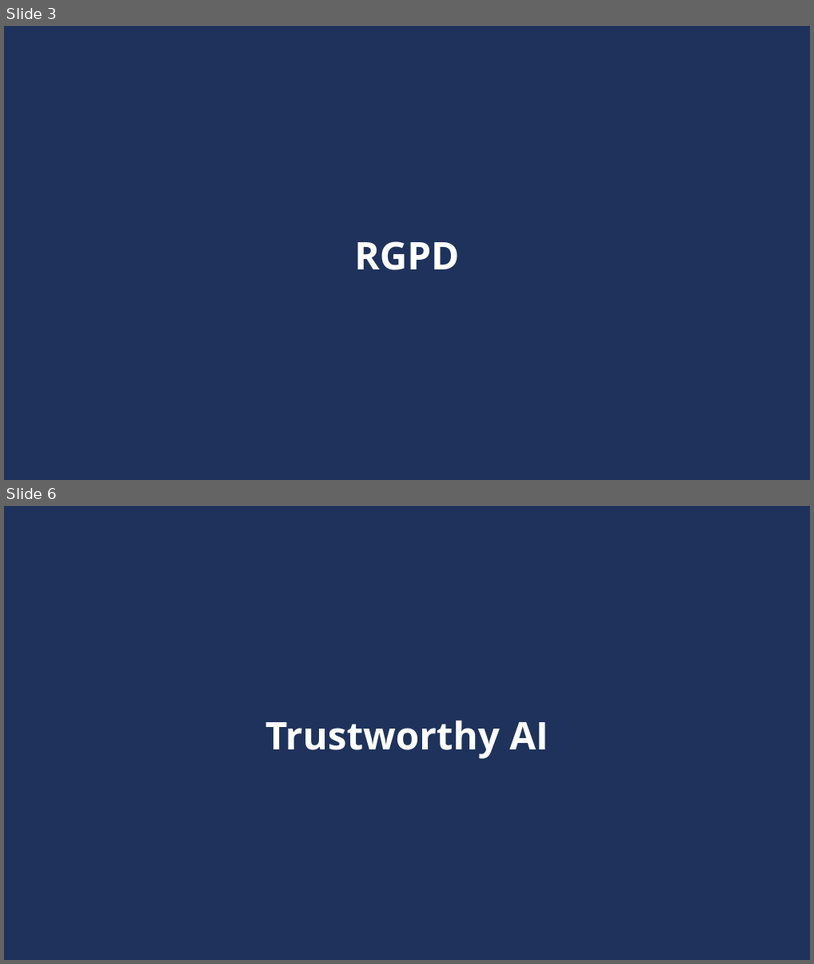
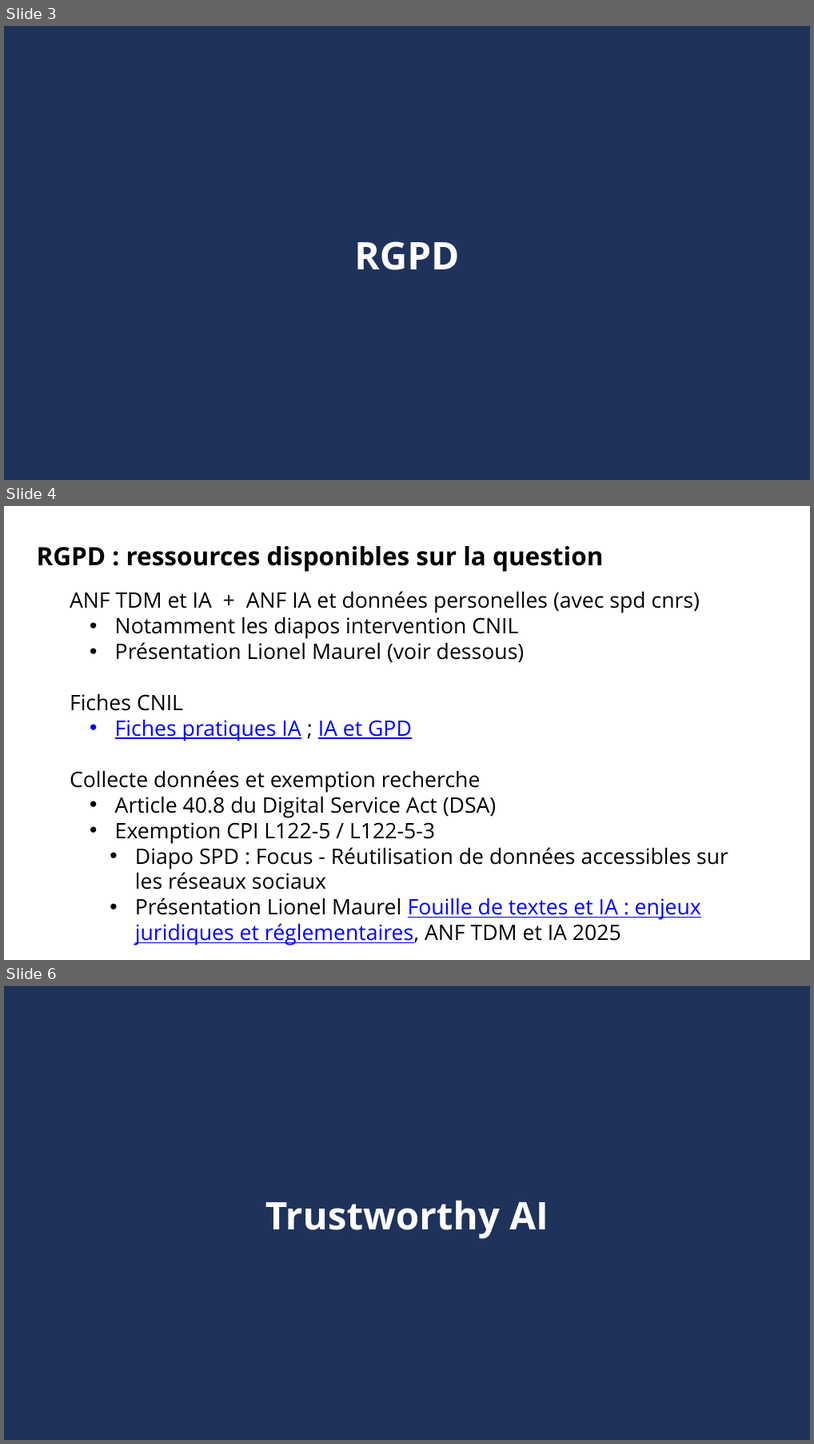
Before and after one commit to mickaeltemporao/lillelms, a slide deck: ressources/j4/1_matin/bloc-2-gouvernance-ia.pptx. Shown one above the other, each under a label of ours: slides 3 and 6 before the commit, slides 3, 4 and 6 after it; the slides between them are not shown. The pictures are 814x964 and 814x1444 pixels, drawn with LibreOffice and Linux fonts; fonts in the diff are those of the drawing. Boxes give left, top, right and bottom in pixels: in the first picture for what was removed or moved away, otherwise in the second. Text is boxed around its words. In the diff, an @@ line names an element or a change of style, - is before the commit and + after.

Commit message:
update diapo regul avec RGPD

```diff
--- a/ressources/j4/1_matin/bloc-2-gouvernance-ia.pptx
+++ b/ressources/j4/1_matin/bloc-2-gouvernance-ia.pptx
@@ slide 4 added at bbox=[4, 506, 810, 960], background #FFFFFF @@
@@ text added at bbox=[37, 546, 603, 572], 45 pt, text #000000, bold @@
+RGPD : ressources disponibles sur la question
@@ text added at bbox=[70, 591, 729, 945], 38 pt, text #000000 @@
+ANF TDM et IA + ANF IA et données personelles (avec spd cnrs)
+  • Notamment les diapos intervention CNIL
+  • Présentation Lionel Maurel (voir dessous)
+Fiches CNIL
+  • Fiches pratiques IA ; IA et GPD
+Collecte données et exemption recherche
+  • Article 40.8 du Digital Service Act (DSA)
+  • Exemption CPI L122-5 / L122-5-3
+    • Diapo SPD : Focus - Réutilisation de données accessibles sur les réseaux sociaux
+    • Présentation Lionel Maurel Fouille de textes et IA : enjeux juridiques et réglementaires, ANF TDM et IA 2025
```
Also in this commit, not shown: 1 other slide added, 2 slides removed.
